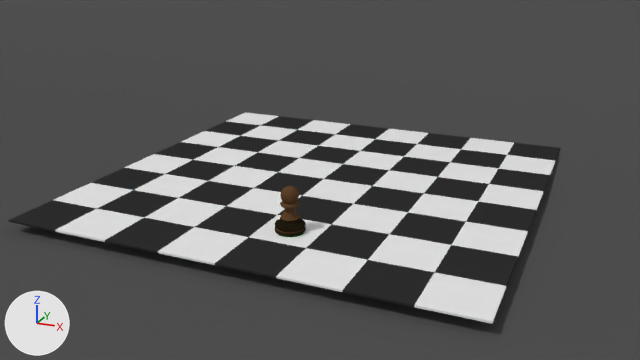
One commit to the Blender file Chess Scene.blend: the scene before it, then after it.
Rendered twice from the file's camera 'Camera Main'. Lighting does not change. The marker at lower left points along +X, +Y and +Z.

The first picture shows 'Black Pawn', 'ChessBoard', 'Plane'.
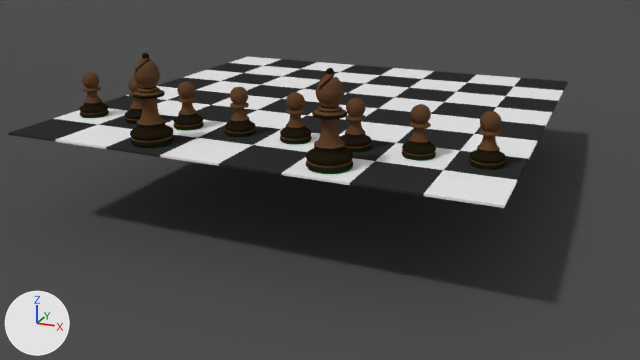
The newer file is also turned or shifted as a whole; pictures and numbers use the older file's frame.

Where the change shows, as pixel boxes [x1, y1, x2, y2] in the pictures (640 x 360 px):
'ChessBoard', moved: before [9, 112, 560, 324]; after [8, 57, 568, 208]
'Bishop Q', added (brown): after [306, 68, 353, 174]
'Black Pawn', reshaped (19% wider, 15% taller): before [275, 186, 306, 237]; after [469, 111, 506, 170]
'Bishop K', added (brown): after [130, 53, 174, 148]
'Black Pawn 7', added (brown): after [402, 104, 436, 161]
'Black Pawn 6', added (brown): after [340, 98, 371, 152]
'Black Pawn 5', added (brown): after [280, 92, 312, 145]
'Black Pawn 4', added (brown): after [225, 87, 256, 137]
'Black Pawn 3', added (brown): after [173, 81, 204, 131]
'Black Pawn 1', added (brown): after [79, 72, 109, 118]
'Black Pawn 2', added (brown): after [125, 77, 142, 124]

What changed in the scene script:
```text
Add mat_dark_wood_001:
    mat_dark_wood_001 = diffuse_material('Dark Wood.001')
    mat_dark_wood_001.base_color = (0.0151, 0.0113, 0.00547)  # black #211c11
Add mat_green_001:
    mat_green_001 = diffuse_material('Green.001')
    mat_green_001.base_color = (0.0, 0.0625, 0.00547)  # dark green #004711
Add mat_medium_wood_001:
    mat_medium_wood_001 = diffuse_material('Medium Wood.001')
    mat_medium_wood_001.base_color = (0.114, 0.0565, 0.0251)  # brown #5f432c
Add me_cylinder_005:
    me_cylinder_005.from_pydata(...)  # 1313 vertices, 1314 faces; spans x 16.3..19.3, y 0.4..3.4, z 8.6..13.23
    me_cylinder_005.polygons.foreach_set('use_smooth', [True] * 1314)
    # faces by material slot: [320, 33, 961]
    me_cylinder_005.materials.append(mat_dark_wood)  # its picture is missing
    me_cylinder_005.materials.append(mat_green)  # its picture is missing
    me_cylinder_005.materials.append(mat_medium_wood)  # its picture is missing
Add me_cylinder_001:
    me_cylinder_001.from_pydata(...)  # 1945 vertices, 1913 faces; spans x -1.5..1.5, y -1.5..1.5, z 0.0..6.29
    # faces by material slot: [742, 33, 1138]
    me_cylinder_001.materials.append(mat_dark_wood_001)  # its picture is missing
    me_cylinder_001.materials.append(mat_green_001)  # its picture is missing
    me_cylinder_001.materials.append(mat_medium_wood_001)  # its picture is missing
Change ob_chessboard:
    ob_chessboard.location: (0.18, -1.73, 1.4) -> (0.0, 0.0, 10.0)
Change ob_black_pawn:
    ob_black_pawn: bpy.data.objects.new('Black Pawn', me_cylinder) -> bpy.data.objects.new('Black Pawn', me_cylinder_005)
Add ob_bishop_k:
    ob_bishop_k = bpy.data.objects.new('Bishop K', me_cylinder_001)
    ob_bishop_k.location = (-9.0, -21.0, 10.0)
    ob_bishop_k.scale = (1.33, 1.33, 1.33)
Add ob_bishop_q:
    ob_bishop_q = bpy.data.objects.new('Bishop Q', me_cylinder_001.copy())
    ob_bishop_q.location = (9.0, -21.0, 10.0)
    ob_bishop_q.scale = (1.33, 1.33, 1.33)
Add ob_black_pawn_1:
    ob_black_pawn_1 = bpy.data.objects.new('Black Pawn 1', me_cylinder.copy())  # the mesh of ob_black_pawn
    ob_black_pawn_1.location = (-21.0, -15.0, 10.0)
Add ob_black_pawn_2:
    ob_black_pawn_2 = bpy.data.objects.new('Black Pawn 2', me_cylinder.copy())  # the mesh of ob_black_pawn
    ob_black_pawn_2.location = (-15.0, -15.0, 10.0)
Add ob_black_pawn_3:
    ob_black_pawn_3 = bpy.data.objects.new('Black Pawn 3', me_cylinder.copy())  # the mesh of ob_black_pawn
    ob_black_pawn_3.location = (-9.0, -15.0, 10.0)
Add ob_black_pawn_4:
    ob_black_pawn_4 = bpy.data.objects.new('Black Pawn 4', me_cylinder.copy())  # the mesh of ob_black_pawn
    ob_black_pawn_4.location = (-3.0, -15.0, 10.0)
Add ob_black_pawn_5:
    ob_black_pawn_5 = bpy.data.objects.new('Black Pawn 5', me_cylinder)
    ob_black_pawn_5.location = (3.0, -15.0, 10.0)
Add ob_black_pawn_6:
    ob_black_pawn_6 = bpy.data.objects.new('Black Pawn 6', me_cylinder.copy())  # the mesh of ob_black_pawn
    ob_black_pawn_6.location = (9.0, -15.0, 10.0)
Add ob_black_pawn_7:
    ob_black_pawn_7 = bpy.data.objects.new('Black Pawn 7', me_cylinder.copy())  # the mesh of ob_black_pawn
    ob_black_pawn_7.location = (15.0, -15.0, 10.0)
```
